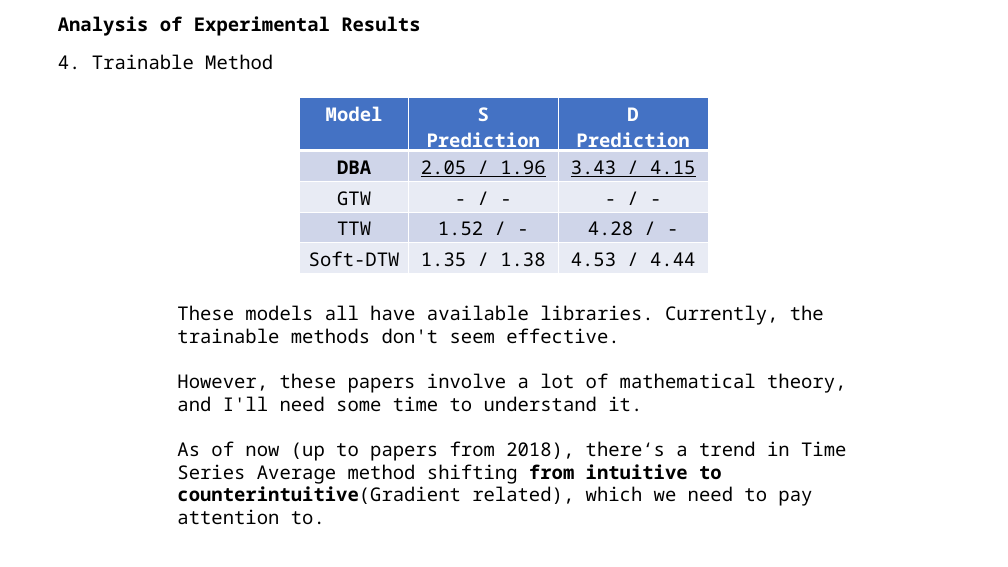
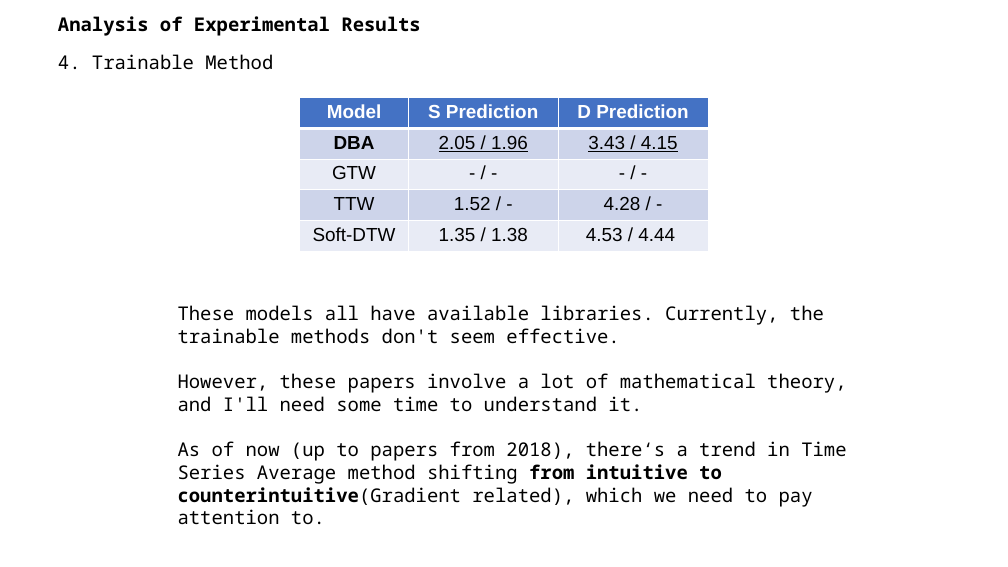
Before and after one commit to A-Big-Tortoise/Presentation, a slide deck: slide 15 of Presentation_1120_JiayuChen.pptx (slide 14 before the commit). Drawn at 1008x567 pixels with LibreOffice and Linux fonts; fonts in the diff are those of the drawing. Boxes give left, top, right and bottom in pixels: in the first picture for what was removed or moved away, otherwise in the second. Text is boxed around its words. In the diff, an @@ line names an element or a change of style, - is before the commit and + after.

```diff
--- a/Presentation_1120_JiayuChen.pptx
+++ b/Presentation_1120_JiayuChen.pptx
@@ table at <box>300,98,708,251</box> @@
@@ fill #CFD5EA to #CDD4EA in 6 cells @@
@@ fill #E9EBF5 to #E8EBF5 in 6 cells @@
@@ font Noto Sans Mono to Arial @@
```
Also in this commit, not shown: 10 other slides changed, 1 slide added.
